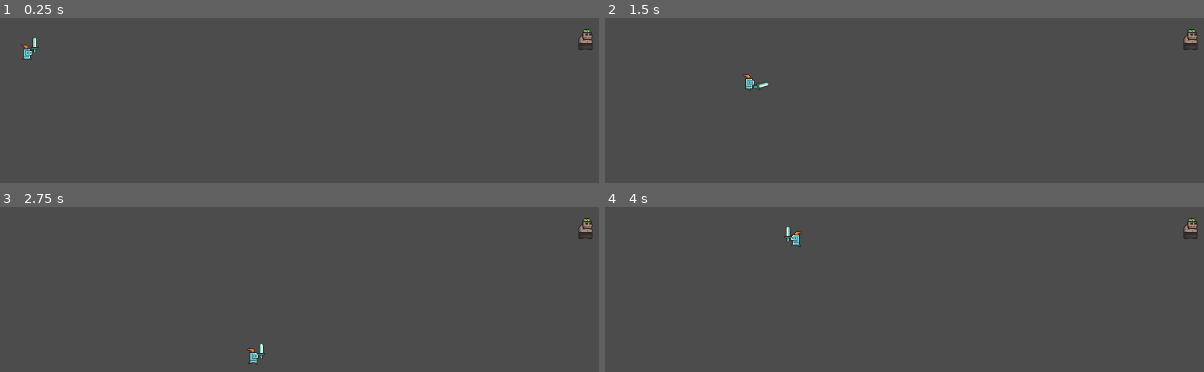
Above: before the commit, frames 1-4 (two rows, left to right).
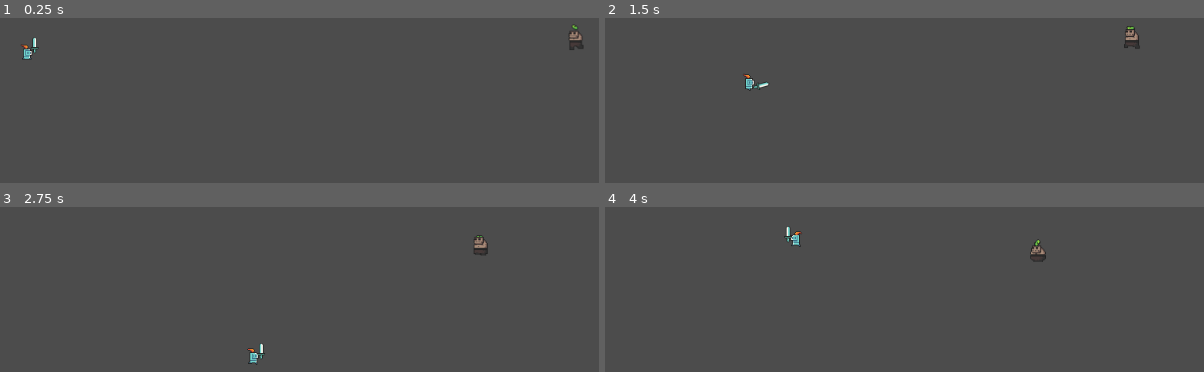
Above: after the commit, the same moments.

Repository: josephmbustamante/ludum-dare-45
Game: Godot game, scene res://Scenes/Main.tscn
Two runs of this game, one before a commit and one after it. Both use one fixed random seed, a clock stepped at 60 frames per second and the inputs below.
Inputs (mouse positions are in pixels of both pictures, inside the frame that each line leads up to):
- Up to frame 1 (0.25 s): no input
- Up to frame 2 (1.5 s): move the mouse to (1138, 49) at 0.52 s; hold Right (right) 0.53-1.28 s; click (1138, 49) at 0.6 s; move the mouse to (802, 95) at 1.27 s; hold Down (down) from 1.28 s (still down); click (802, 95) at 1.35 s
- Up to frame 3 (2.75 s): move the mouse to (outside the picture) at 2.02 s; release Down (down) at 2.03 s; hold Right (right) from 2.03 s (still down); click (outside the picture) at 2.1 s
- Up to frame 4 (4 s): move the mouse to (922, 353) at 2.77 s; release Right (right) at 2.78 s; hold W (up) 2.78-3.53 s; click (922, 353) at 2.85 s; move the mouse to (1198, 330) at 3.52 s; hold Left (left) from 3.53 s (still down); click (1198, 330) at 3.6 s

The runs differ from the first frame. In frame 1, 0.3% of the frame differs, in the area x 94-99%, y 4-20%; in frame 2, 0.4%, in the area x 86-99%, y 4-20%; in frame 3, 0.4%; in frame 4, 0.4%.

Commit message:
Add ability for enemy to follow the player

Diff:
--- a/Scenes/Enemy.tscn
+++ b/Scenes/Enemy.tscn
@@ -26,6 +26,9 @@
 [sub_resource type="RectangleShape2D" id=2]
 extents = Vector2( 10, 15 )
 
+[sub_resource type="CircleShape2D" id=3]
+radius = 25.0
+
 [node name="Enemy" type="KinematicBody2D" groups=[
 "enemy",
 ]]
@@ -39,3 +42,9 @@
 [node name="CollisionShape2D" type="CollisionShape2D" parent="."]
 position = Vector2( 0, 5 )
 shape = SubResource( 2 )
+
+[node name="HitRadius" type="Area2D" parent="."]
+
+[node name="CollisionShape2D" type="CollisionShape2D" parent="HitRadius"]
+position = Vector2( 0, 5 )
+shape = SubResource( 3 )
--- /dev/null
+++ b/Scenes/Main.gd
@@ -0,0 +1,8 @@
+extends Node2D
+
+onready var player = $Player
+onready var enemy = $Enemy
+
+# Called when the node enters the scene tree for the first time.
+func _ready() -> void:
+	enemy.set_target(player)
--- a/Scenes/Main.tscn
+++ b/Scenes/Main.tscn
@@ -1,15 +1,17 @@
-[gd_scene load_steps=3 format=2]
+[gd_scene load_steps=4 format=2]
 
-[ext_resource path="res://Scenes/Enemy.tscn" type="PackedScene" id=1]
-[ext_resource path="res://Scenes/Player.tscn" type="PackedScene" id=2]
+[ext_resource path="res://Scenes/Main.gd" type="Script" id=1]
+[ext_resource path="res://Scenes/Enemy.tscn" type="PackedScene" id=2]
+[ext_resource path="res://Scenes/Player.tscn" type="PackedScene" id=3]
 
 [node name="Main" type="Node2D"]
+script = ExtResource( 1 )
 
 [node name="Camera2D" type="Camera2D" parent="."]
 position = Vector2( 510, 300 )
 current = true
 
-[node name="Enemy" parent="." instance=ExtResource( 1 )]
+[node name="Enemy" parent="." instance=ExtResource( 2 )]
 
-[node name="Player" parent="." instance=ExtResource( 2 )]
+[node name="Player" parent="." instance=ExtResource( 3 )]
 position = Vector2( 90, 270 )
--- a/Scripts/Enemy.gd
+++ b/Scripts/Enemy.gd
@@ -1,6 +1,35 @@
 extends KinematicBody2D
 
 export (int) var health = 100
+export (int) var speed = 50
+
+var target: PhysicsBody2D = null
+
+var facing_left: bool = false
+
+func set_target(new_target: PhysicsBody2D):
+	target = new_target
+
+func _process(delta: float) -> void:
+	var velocity = Vector2()  # The player's movement vector.
+
+	if target != null:
+		velocity = target.global_position - global_position
+
+	if velocity.length() > 0:
+		velocity = velocity.normalized() * speed
+		$AnimatedSprite.play("run")
+	else:
+		$AnimatedSprite.play("idle")
+
+	if velocity.x < 0 && !facing_left:
+		scale.x *= -1
+		facing_left = true
+	elif velocity.x > 0 && facing_left:
+		scale.x *= -1
+		facing_left = false
+
+	move_and_slide(velocity)
 
 func handle_hit(damage: int):
 	health -= damage
Not shown: 1 places in Scenes/Enemy.tscn that only renumber resources
